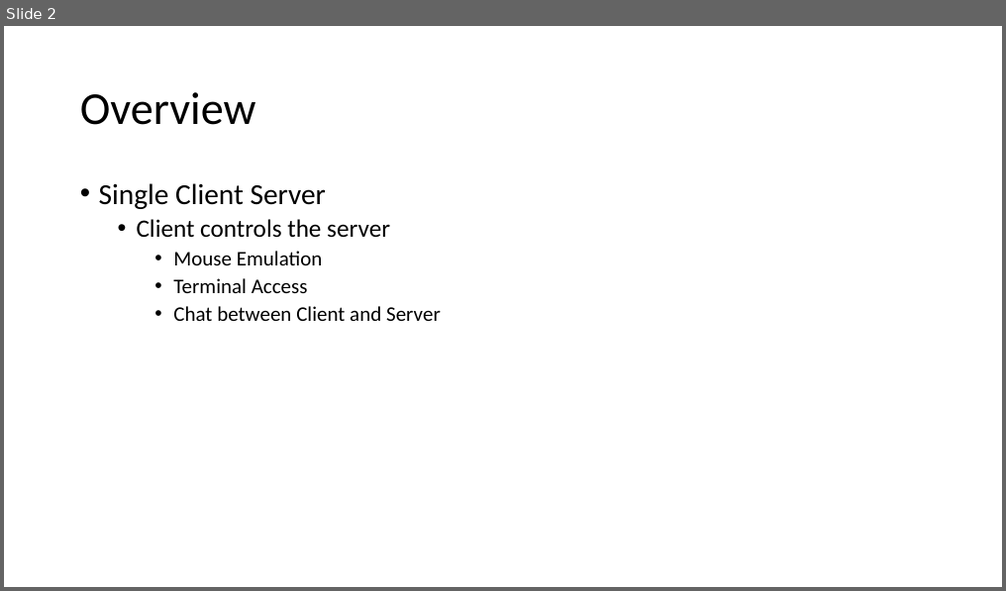
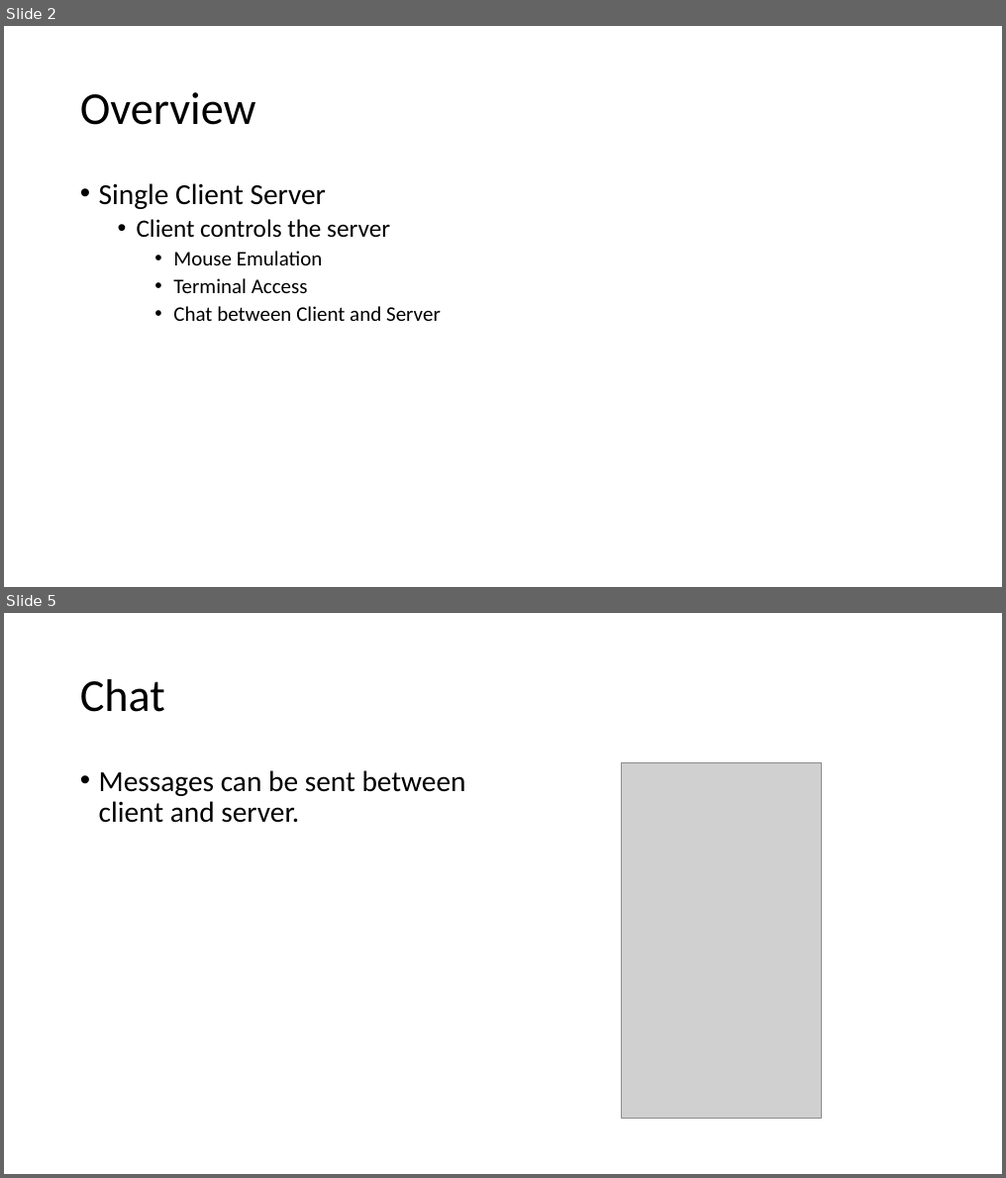
Before and after one commit to rferrance/DataBridge, a slide deck: DataBridgePresentation.pptx. Shown one above the other, each under a label of ours: slide 2 before the commit, slides 2 and 5 after it; the slides between them are not shown. The pictures are 1006x591 and 1006x1178 pixels, drawn with LibreOffice and Linux fonts; fonts in the diff are those of the drawing; grey boxes stand for pictures. Boxes give left, top, right and bottom in pixels: in the first picture for what was removed or moved away, otherwise in the second. Text is boxed around its words. In the diff, an @@ line names an element or a change of style, - is before the commit and + after.

```diff
--- a/DataBridgePresentation.pptx
+++ b/DataBridgePresentation.pptx
@@ slide 5 added at (x1=4, y1=613, x2=1002, y2=1174), background #FFFFFF @@
@@ title added at (x1=80, y1=679, x2=165, y2=712), 44 pt, text #000000 @@
+Chat
@@ text added at (x1=99, y1=770, x2=466, y2=823), 28 pt, text #000000 @@
+• Messages can be sent between client and server.
@@ picture added at (x1=621, y1=762, x2=822, y2=1119) @@
```
Also in this commit, not shown: 1 slide changed, 2 other slides added, 2 slides removed.
